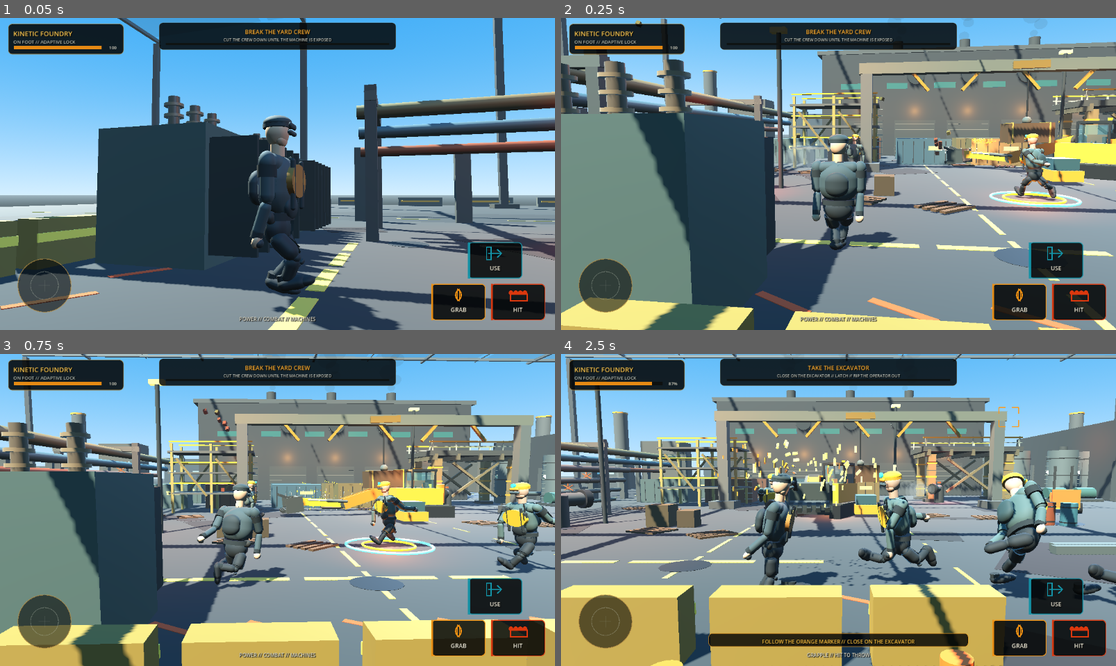
Above: before the commit, frames 1-4 (two rows, left to right).
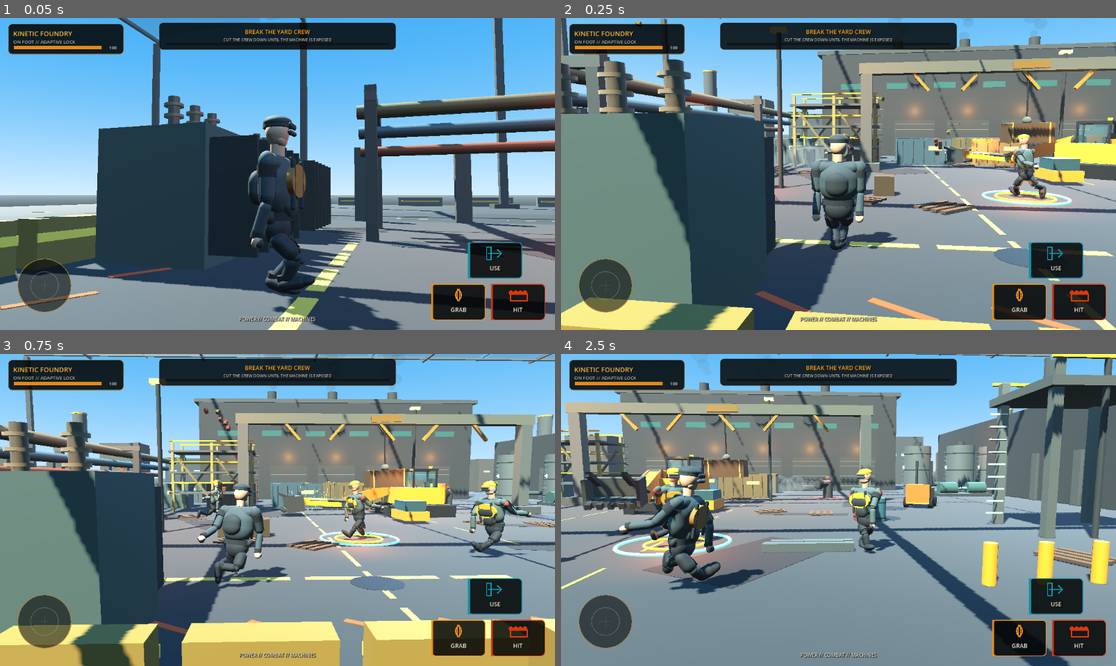
Above: after the commit, the same moments.

Repository: IssisX/kinetic-foundry-
Game: Godot game, scene res://Main.tscn
Two runs of this game, one before a commit and one after it. Both use one fixed random seed, a clock stepped at 60 frames per second and the inputs below.
Inputs (mouse positions are in pixels of both pictures, inside the frame that each line leads up to):
- Up to frame 1 (0.05 s): no input
- Up to frame 2 (0.25 s): no input
- Up to frame 3 (0.75 s): move the mouse to (399, 494) at 0.52 s; hold D from 0.53 s (still down); hold E from 0.53 s (still down); click (399, 494) at 0.67 s
- Up to frame 4 (2.5 s): release D at 1.25 s; release E at 1.25 s; drag from (727, 525) to (810, 572) at 1.27 s; move the mouse to (894, 441) at 2.02 s; hold D from 2.03 s (still down); hold K from 2.03 s (still down)

Frame 1 is identical in both runs. In frame 2, 2.3% of the frame differs, in the area x 47-100%, y 22-61%; in frame 3, 15%; in frame 4, 70%, in the area x 0-100%, y 0-100%.
Error after the commit: Parse Error: Could not resolve class "StructuralFrame". (res://scripts/structure_material.gd:1)

Commit message:
Fix cold runtime structure loading

Diff:
--- a/scripts/structure.gd
+++ b/scripts/structure.gd
@@ -28,8 +28,8 @@
 var overload_ratio := 0.0
 var fatigue := 0.0
 var _overload_damage_bank := 0.0
-var deck_network: FractureNetwork
-var deck_skin: DeformationSkin3D
+var deck_network
+var deck_skin
 var _network_damage_bank := 0.0
 var _last_damage_point := Vector3.ZERO
 var _last_damage_direction := Vector3.DOWN
Not shown, changed: .github/workflows/visual-capture.yml
